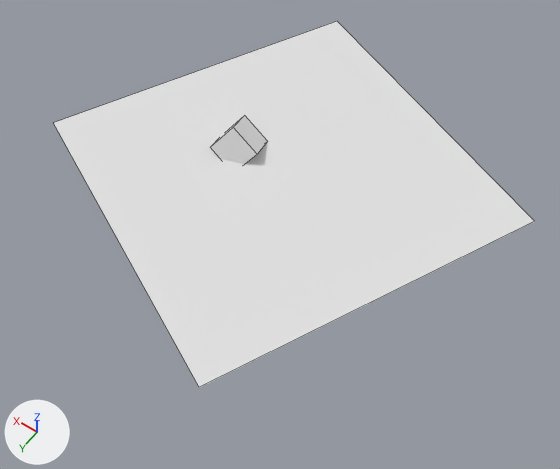
Before and after pictures for a commit that changed the Blender file datagen/realsense_projector_simulation.blend.
Camera for both pictures: a 50 mm lens placed at (-1.74, 2.46, 3.25), pointed at (-0.2, 0.3, -0.14). Lighting does not change. The marker at lower left points along +X, +Y and +Z. Mesh edges are drawn as thin lines.

Script lines for the objects in view, before the commit:
```python
mat_material_001 = principled_material('Material.001')
mat_material_001.base_color = (0.8, 0.8, 0.8)  # white #e7e7e7
mat_material_001.metallic = 0.0691
mat_material_001.roughness = 0.0493
mat_material_001.specular_ior_level = 0.207
me_cube_001 = bpy.data.meshes.new('Cube.001')
me_cube_001.from_pydata(...)  # a box spanning x -1.0..1.0, y -1.0..1.0, z -1.0..1.0
me_plane = bpy.data.meshes.new('Plane')
me_plane.from_pydata([(-1.0, -1.0, 0.0), (1.0, -1.0, 0.0), (-1.0, 1.0, 0.0), (1.0, 1.0, 0.0)], [], [(0, 1, 3, 2)])
me_plane.materials.append(mat_material_001)  # white #e7e7e7
ob_cube = bpy.data.objects.new('Cube', me_cube_001)
ob_cube.location = (0.3, 0.0, 0.026)
ob_cube.rotation_euler = (0.487, -0.638, 0.0046)  # degrees (28, -37, 0.3)
ob_cube.scale = (0.1, 0.1, 0.1)
ob_plane = bpy.data.objects.new('Plane', me_plane)
ob_plane.location = (0.0, 0.0, 0.0)
ob_plane.rotation_euler = (0.0, 0.0, -0.436)  # degrees (0, 0, -25)
```
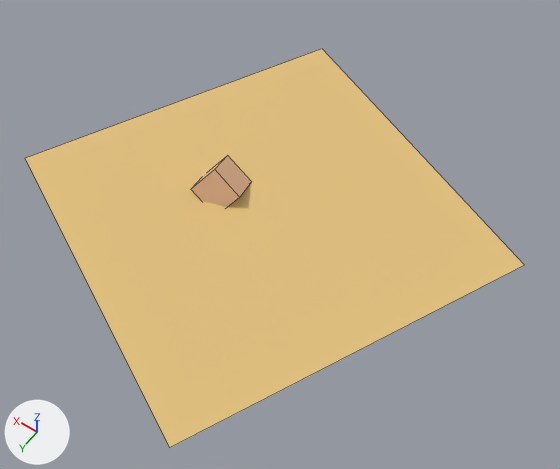
The change, as a list of edits to the scene's bpy script:
```text
Change mat_material_001:
    mat_material_001.base_color: (0.8, 0.8, 0.8) -> (0.8, 0.562, 0.225)  # white #e7e7e7 -> beige #e7c682
Add mat_material:
    mat_material = principled_material('Material')
    mat_material.base_color = (0.8, 0.487, 0.304)  # beige #e7b996
Change me_cube_001:
    where me_cube_001.from_pydata(...)  # 8 vertices, 6 faces; spans x -1.0..1.0, y -1.0..1.0, z -1.0..1.0
    add me_cube_001.materials.append(mat_material)  # beige #e7b996
Change ob_plane:
    ob_plane.location: (0.0, 0.0, 0.0) -> (-0.079, 0.3, 0.0)
```

Pixel boxes [x1, y1, x2, y2] of what changed, in the pictures (560 x 469 px):
'Plane', recoloured, moved (white to beige): before [54, 21, 534, 387]; after [25, 49, 524, 448]
'Cube', recoloured: [191, 116, 268, 207] in both
